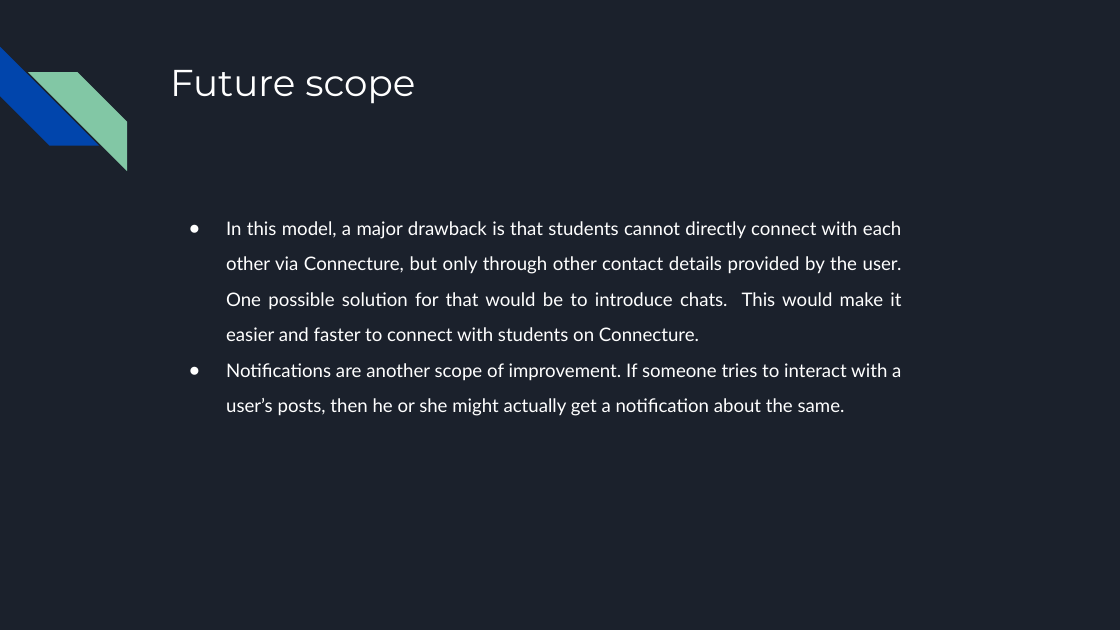
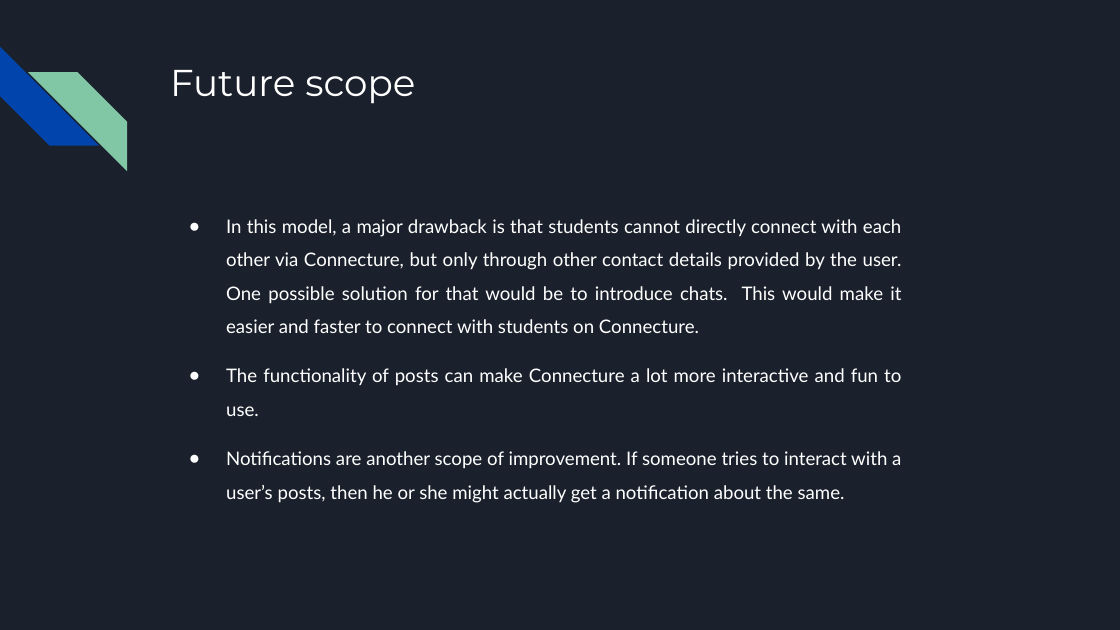
Before and after one commit to riddhi-narkar/connecture, a slide deck: slide 10 of docs/Copy of Mini Project 1-2.pptx (slide 11 before the commit). Drawn at 1120x630 pixels with LibreOffice and Linux fonts; fonts in the diff are those of the drawing. Boxes give left, top, right and bottom in pixels: in the first picture for what was removed or moved away, otherwise in the second. Text is boxed around its words. In the diff, an @@ line names an element or a change of style, - is before the commit and + after.

```diff
--- a/docs/Copy of Mini Project 1-2.pptx
+++ b/docs/Copy of Mini Project 1-2.pptx
@@ text at box(226, 219, 902, 503): line spacing 1.6 to 1.5; more space between paragraphs @@
@@ text at box(226, 368, 901, 416): paragraph added @@
+● The functionality of posts can make Connecture a lot more interactive and fun to use.
```
Also in this commit, not shown: 1 slide removed, 13 other files.
